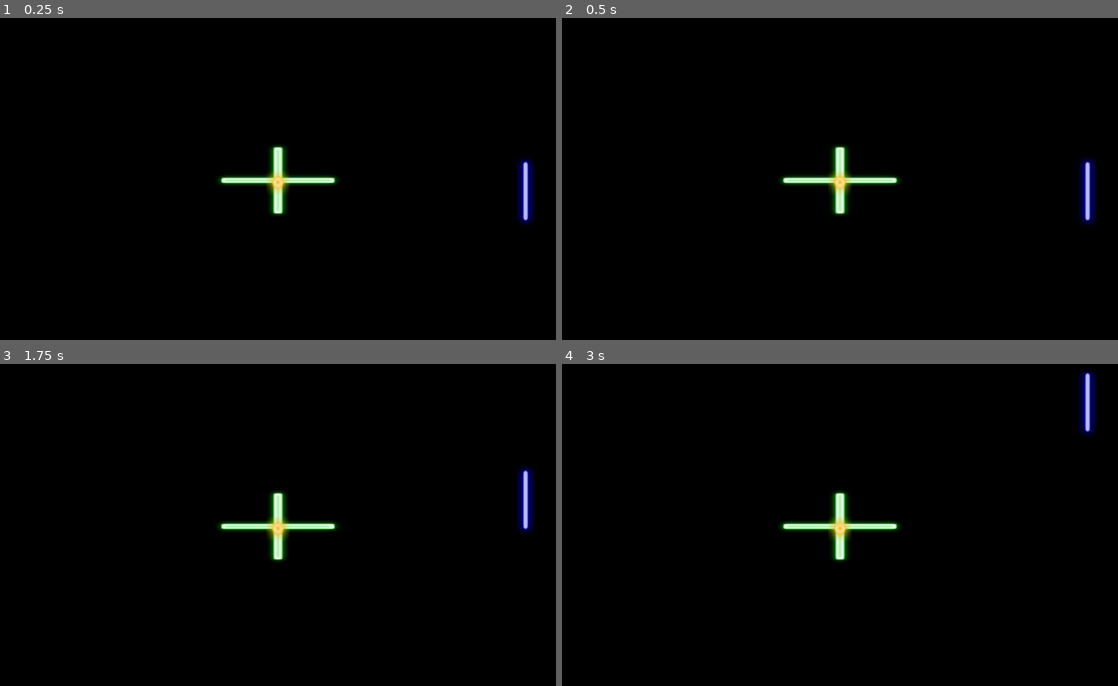
Above: before the commit, frames 1-4 (two rows, left to right).
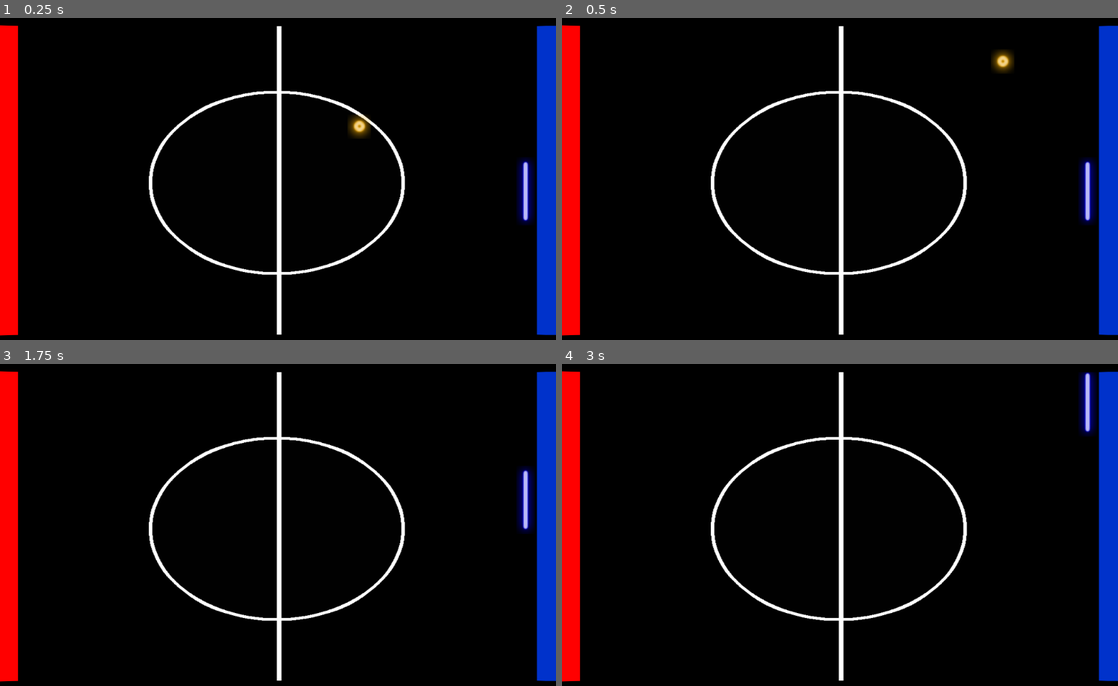
Above: after the commit, the same moments.

Repository: MeCodeMyself/godotpong
Game: Godot game, scene res://World.tscn
Same seed, same stepped clock (60 frames per second), same inputs: the game is played once before the commit and once after it. The engine's default icon, where the game draws it, is replaced by a stand-in: a white triangle on a blue panel in a dark square.
Inputs:
- Up to frame 1 (0.25 s): no input
- Up to frame 2 (0.5 s): no input
- Up to frame 3 (1.75 s): hold Up (ui_up) 0.53-1.28 s; hold Down (ui_down) from 1.28 s (still down)
- Up to frame 4 (3 s): release Down (ui_down) at 2.03 s; hold Up (ui_up) from 2.03 s (still down)

The runs differ from the first frame. In frame 1, 10% of the frame differs, in the area x 0-100%, y 2-99%; in frame 2, 10%; in frame 3, 9.9%; in frame 4, 9.9%.

Commit message:
Changed to better BG, added basic ball code.
I got some random pong background online, it looks way better than the one from the asset pack. Also added a basic script for the ball to go in a random direction.

Diff:
--- /dev/null
+++ b/GodotPong/Ball.gd
@@ -0,0 +1,12 @@
+extends KinematicBody2D
+
+var speed = 600
+var velocity = Vector2.ZERO
+
+func _ready():
+	randomize()
+	velocity.x = [-1,1][randi() % 2]
+	velocity.y = [-0.8,0.8][randi() % 2]
+
+func _physics_process(delta):
+	move_and_slide(velocity * speed)
--- a/GodotPong/Ball.tscn
+++ b/GodotPong/Ball.tscn
@@ -1,11 +1,13 @@
-[gd_scene load_steps=3 format=2]
+[gd_scene load_steps=4 format=2]
 
 [ext_resource path="res://Pong_graphics/sprites.png" type="Texture" id=1]
+[ext_resource path="res://Ball.gd" type="Script" id=2]
 
 [sub_resource type="CircleShape2D" id=1]
 radius = 11.3137
 
 [node name="Ball" type="KinematicBody2D"]
+script = ExtResource( 2 )
 __meta__ = {
 "_edit_group_": true
 }
--- a/GodotPong/World.tscn
+++ b/GodotPong/World.tscn
@@ -1,7 +1,7 @@
 [gd_scene load_steps=9 format=2]
 
 [ext_resource path="res://Pong_graphics/sprites.png" type="Texture" id=1]
-[ext_resource path="res://Pong_graphics/bg.jpg" type="Texture" id=2]
+[ext_resource path="res://bruhsd.png" type="Texture" id=2]
 [ext_resource path="res://Player.gd" type="Script" id=3]
 [ext_resource path="res://icon.png" type="Texture" id=4]
 [ext_resource path="res://Ball.tscn" type="PackedScene" id=5]
@@ -16,9 +16,9 @@
 
 [node name="World" type="Node"]
 
-[node name="Sprite" type="Sprite" parent="."]
+[node name="Background" type="Sprite" parent="."]
 position = Vector2( 512, 300 )
-scale = Vector2( 2.048, 1.2 )
+scale = Vector2( 1.06667, 0.833333 )
 texture = ExtResource( 2 )
 
 [node name="Player" type="KinematicBody2D" parent="."]
@@ -67,10 +67,10 @@
 texture = ExtResource( 4 )
 
 [node name="Ball" parent="." instance=ExtResource( 5 )]
-position = Vector2( 512, 304 )
+position = Vector2( 512, 320 )
 
 [node name="AudioStreamPlayer" type="AudioStreamPlayer" parent="."]
 pause_mode = 2
 stream = ExtResource( 6 )
-volume_db = -6.0
+volume_db = -12.0
 autoplay = true
Binary file added: GodotPong/bruhsd.png
Not shown, added: GodotPong/bruhsd.png.import
